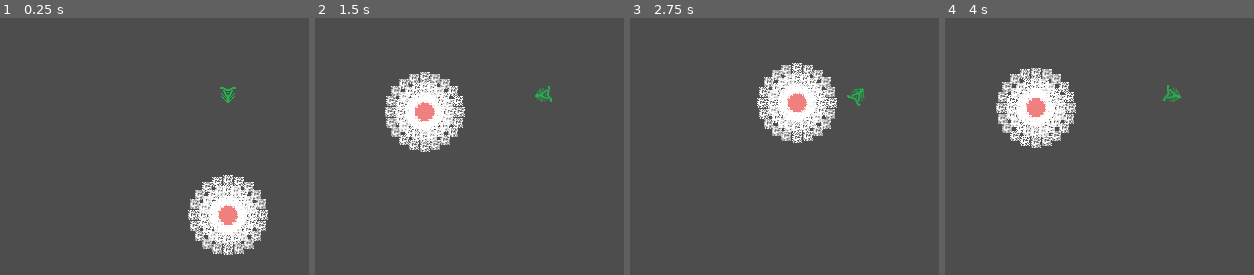
Above: before the commit, frames 1-4 (left to right).
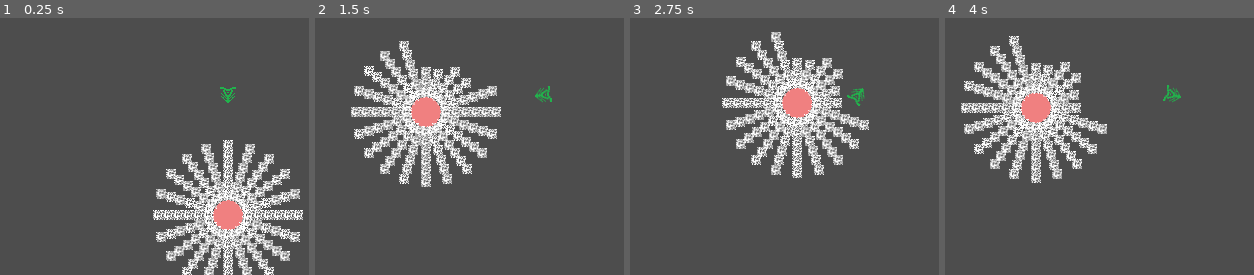
Above: after the commit, the same moments.

Repository: erenliving/UntitledDiggingGame
Game: Godot game, scene res://scenes/main.tscn
Two runs of this game, one before a commit and one after it. Both use one fixed random seed, a clock stepped at 60 frames per second and the inputs below.
Inputs (mouse positions are in pixels of both pictures, inside the frame that each line leads up to):
- Up to frame 1 (0.25 s): no input
- Up to frame 2 (1.5 s): move the mouse to (outside the picture) at 0.52 s; hold Right (ui_right) from 0.53 s (still down); tap Up (ui_up) at 0.77 s; move the mouse to (413, 113) at 1.27 s
- Up to frame 3 (2.75 s): tap Up (ui_up) at 1.52 s; move the mouse to (outside the picture) at 2.02 s; release Right (ui_right) at 2.03 s; hold Left (ui_left) from 2.03 s (still down)
- Up to frame 4 (4 s): tap Enter at 2.75 s; move the mouse to (1139, 167) at 2.77 s; release Left (ui_left) at 2.78 s; hold Right (ui_right) from 2.78 s (still down); tap Up (ui_up) at 3.02, 3.77 s; move the mouse to (outside the picture) at 3.52 s

The runs differ from the first frame. In frame 1, 12% of the frame differs, in the area x 49-99%, y 47-100%; in frame 2, 11%; in frame 3, 10%; in frame 4, 11%.

Commit message:
Fix level builder to use rock layers num

Diff:
--- a/scripts/level_builder.gd
+++ b/scripts/level_builder.gd
@@ -17,17 +17,18 @@
 	core.set_position(origin)
 	core.radius = level_definition.core_radius
 
-	var rock_offset = 0
+	var rock_offset = 5
 	var layer_offset = 10
 	var initial_radius = level_definition.core_radius + rock_offset
+	var current_layer = 0
 	for i in range(level_definition.rock_types.size()):
-		for j in range(level_definition.rock_layers[i]):
-			var current_radius = initial_radius + (j * layer_offset)
+		var rock_type = level_definition.rock_types[i]
+		var rock_layers = level_definition.rock_layers[i]
+		for j in range(rock_layers):
+			var current_radius = initial_radius + (current_layer * layer_offset)
+			print("Spawning rock type %s in layer %d at radius %d" % [rock_type, j, current_radius])
 			spawn_rocks_in_circle(20, current_radius, level_definition.rock_types[i], origin)
-
-	#spawn_rocks_in_circle(20, 50, Global.RockType.IRON, origin)
-	#spawn_rocks_in_circle(30, 60, Global.RockType.ROCK, origin)
-	#spawn_rocks_in_circle(40, 70, Global.RockType.DIRT, origin)
+			current_layer += 1
 
 func spawn_rocks_in_circle(n: int, r: float, rock_type: Global.RockType, center = Vector2.ZERO):
 	var offset = 2.0 * PI / abs(n)
--- a/scripts/player.gd
+++ b/scripts/player.gd
@@ -5,7 +5,14 @@
 
 @export var SPEED = 300.0
 var HEALTH = 100
-var RESOURCES = {Global.RockType.DIRT: 0, Global.RockType.ROCK: 0, Global.RockType.IRON: 0}
+var RESOURCES = {
+	Global.RockType.DIRT: 0,
+	Global.RockType.ROCK: 0,
+	Global.RockType.IRON: 0,
+	Global.RockType.COPPER: 0,
+	Global.RockType.ALUMINUM: 0,
+	Global.RockType.COBALT: 0
+}
 
 # Get the gravity from the project settings to be synced with RigidBody nodes.
 var gravity = ProjectSettings.get_setting("physics/2d/default_gravity")
